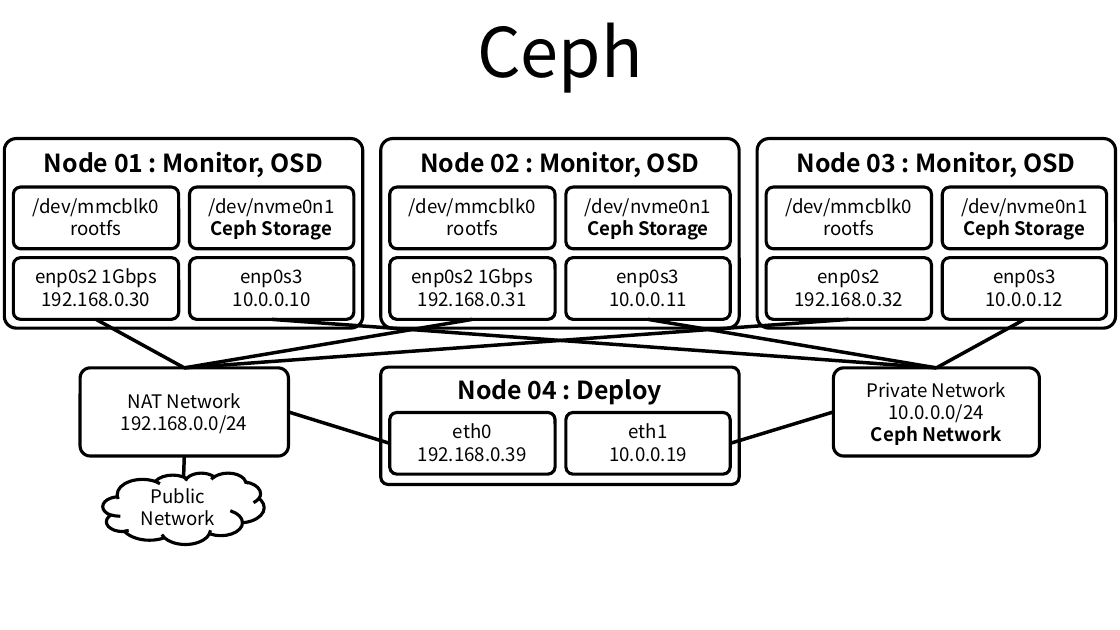
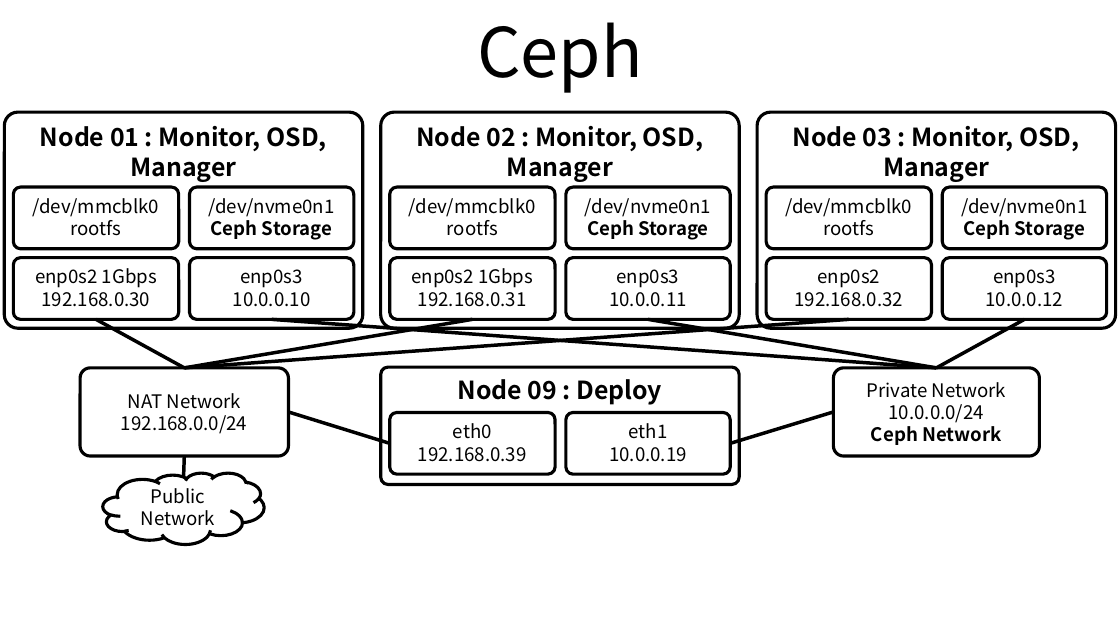
Before and after one commit to ssup2/blog-old, a slide deck: slide 1 of images/record/Ceph_Install_ceph-deploy_Ubuntu_18.04_ODROID-H2_Cluster/Ceph_Install_Ubuntu_18.04_ODROID-H2_Cluster.pptx. Drawn at 1120x630 pixels with LibreOffice and Linux fonts; fonts in the diff are those of the drawing. Boxes give left, top, right and bottom in pixels: in the first picture for what was removed or moved away, otherwise in the second. Text is boxed around its words. In the diff, an @@ line names an element or a change of style, - is before the commit and + after.

```diff
--- a/images/record/Ceph_Install_ceph-deploy_Ubuntu_18.04_ODROID-H2_Cluster/Ceph_Install_Ubuntu_18.04_ODROID-H2_Cluster.pptx
+++ b/images/record/Ceph_Install_ceph-deploy_Ubuntu_18.04_ODROID-H2_Cluster/Ceph_Install_Ubuntu_18.04_ODROID-H2_Cluster.pptx
@@ rounded rectangle "Node 01 : Monitor, OSD, ...": place and size @@
-rounded rectangle "Node 01 : Monitor, OSD, ..." at [4,139,363,328]
+rounded rectangle "Node 01 : Monitor, OSD, ..." at [4,112,363,328]
@@ rounded rectangle "Node 02 : Monitor, OSD, ...": place and size @@
-rounded rectangle "Node 02 : Monitor, OSD, ..." at [381,139,739,328]
+rounded rectangle "Node 02 : Monitor, OSD, ..." at [381,112,739,328]
@@ rounded rectangle "Node 03 : Monitor, OSD, ...": place and size @@
-rounded rectangle "Node 03 : Monitor, OSD, ..." at [757,139,1116,328]
+rounded rectangle "Node 03 : Monitor, OSD, ..." at [757,112,1116,328]
@@ text in rounded rectangle at [40,126,326,182]: text changed @@
-Node 01 : Monitor, OSD
+Node 01 : Monitor, OSD, Manager
@@ text in rounded rectangle at [416,126,703,182]: text changed @@
-Node 02 : Monitor, OSD
+Node 02 : Monitor, OSD, Manager
@@ text in rounded rectangle at [793,126,1079,182]: text changed @@
-Node 03 : Monitor, OSD
+Node 03 : Monitor, OSD, Manager
@@ text in rounded rectangle at [458,379,662,405]: text changed @@
-Node 04 : Deploy
+Node 09 : Deploy
```
Also in this commit, not shown: 12 other files.
